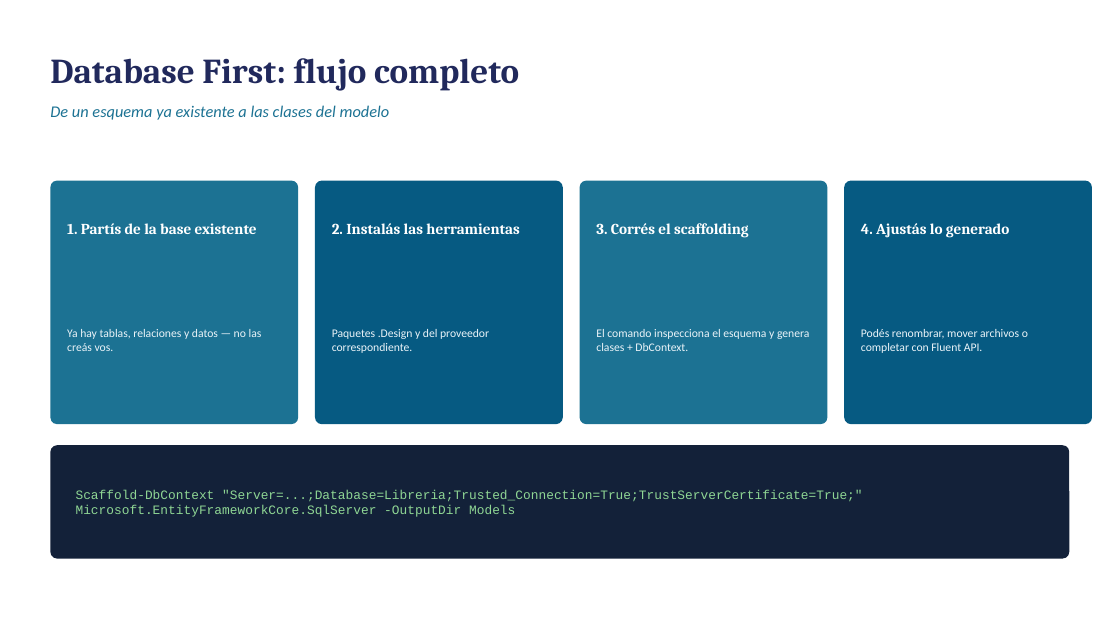
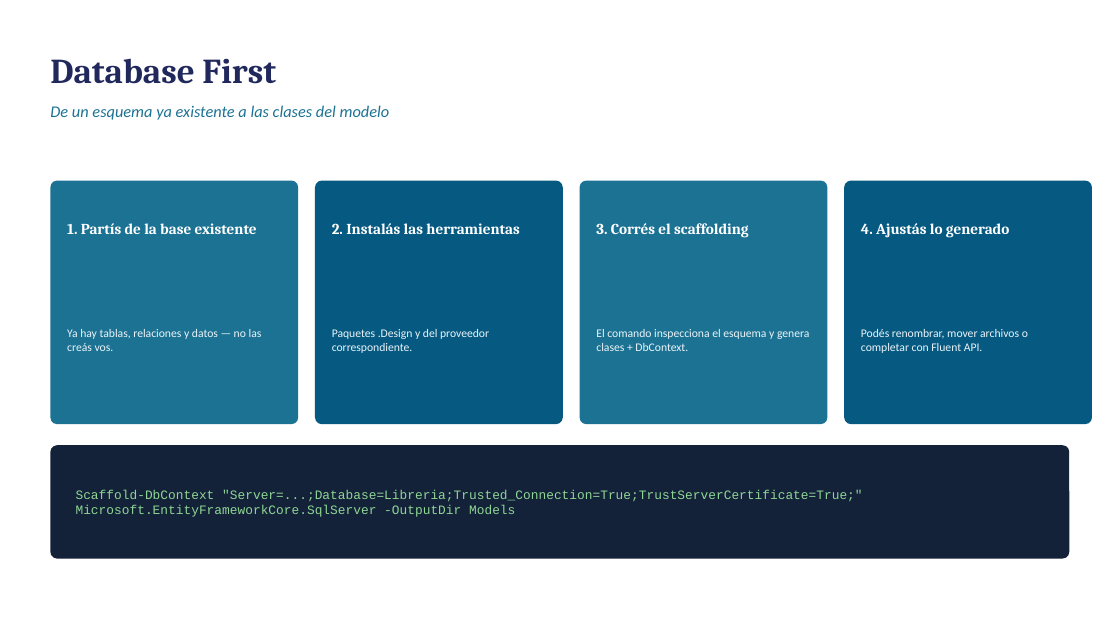
Before and after one commit to maximedina/UTN_ProgramacionIV, a slide deck: slide 11 of 2. ORM/EF_Core.pptx. Drawn at 1120x630 pixels with LibreOffice and Linux fonts; fonts in the diff are those of the drawing. Boxes give left, top, right and bottom in pixels: in the first picture for what was removed or moved away, otherwise in the second. Text is boxed around its words. In the diff, an @@ line names an element or a change of style, - is before the commit and + after.

```diff
--- a/2. ORM/EF_Core.pptx
+++ b/2. ORM/EF_Core.pptx
@@ text at bbox=[50, 58, 276, 84]: text changed @@
-Database First: flujo completo
+Database First
```
Also in this commit, not shown: 2 other slides changed, 1 slide added.
